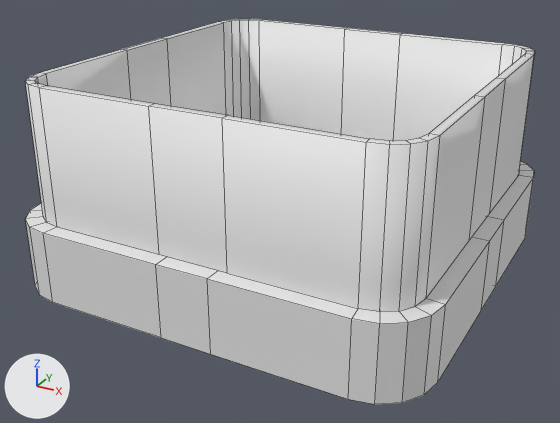
What one commit did to the Blender file Models/World/sportsballarena.blend.
Camera for both pictures: a 50 mm camera at (16.6, -32.1, 17.1) aimed at (-0.3, -1.3, 1.7). The axes (+X, +Y, +Z) are drawn at lower left. The lights are the same throughout. Mesh edges are drawn as thin lines.
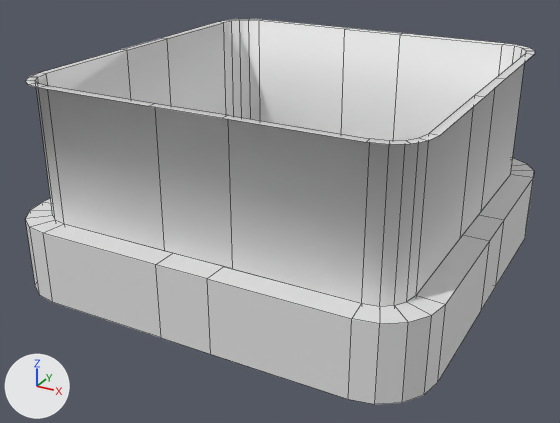
Changed parts and their boxes [x1, y1, x2, y2] in the pictures (560 x 423 px):
'Cube.001', reshaped: before [25, 19, 535, 312]; after [26, 19, 535, 306]
part 1 of me_cube_002, deleted: before [25, 55, 534, 312]

The edits, one by one:
me_cube_002 is used by ob_cube_001; location (0.0, 0.0, 0.0).
me_cube_002 had 112 vertices, 84 faces and spanned x -9.2..9.2, y -9.2..9.2, z 2.5..8.9.
me_cube_002 now has 84 vertices, 56 faces and spans x -9.2..9.2, y -9.2..9.2, z 2.5..8.9.
Part 1, on me_cube_002:
28 vertices are removed from x -9.2..9.2, y -9.2..9.2, z 2.5.
28 faces are deleted.
